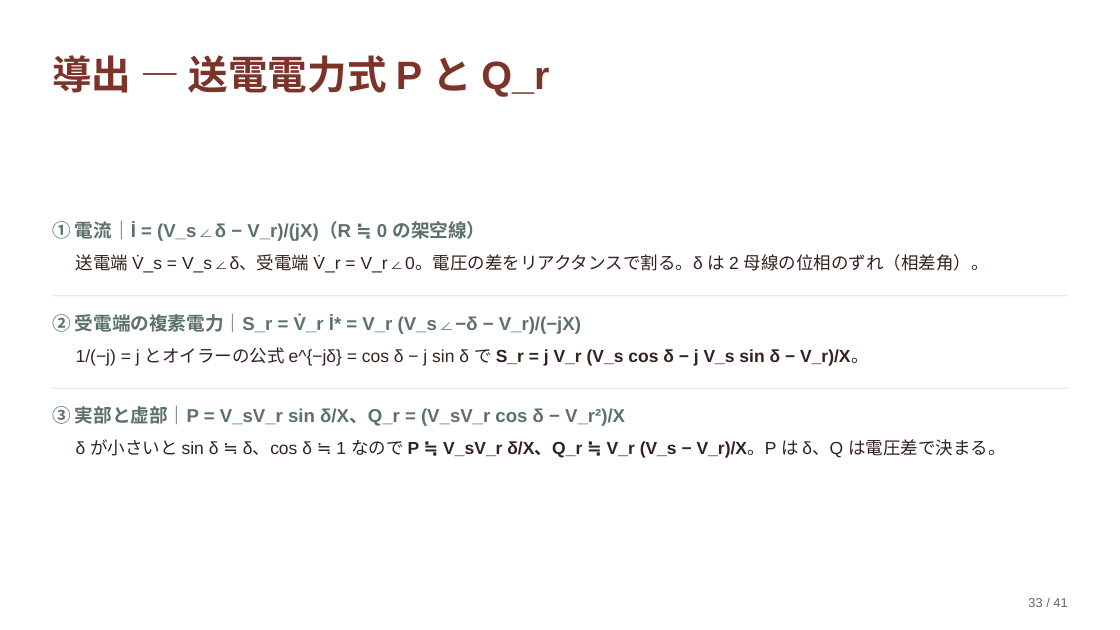
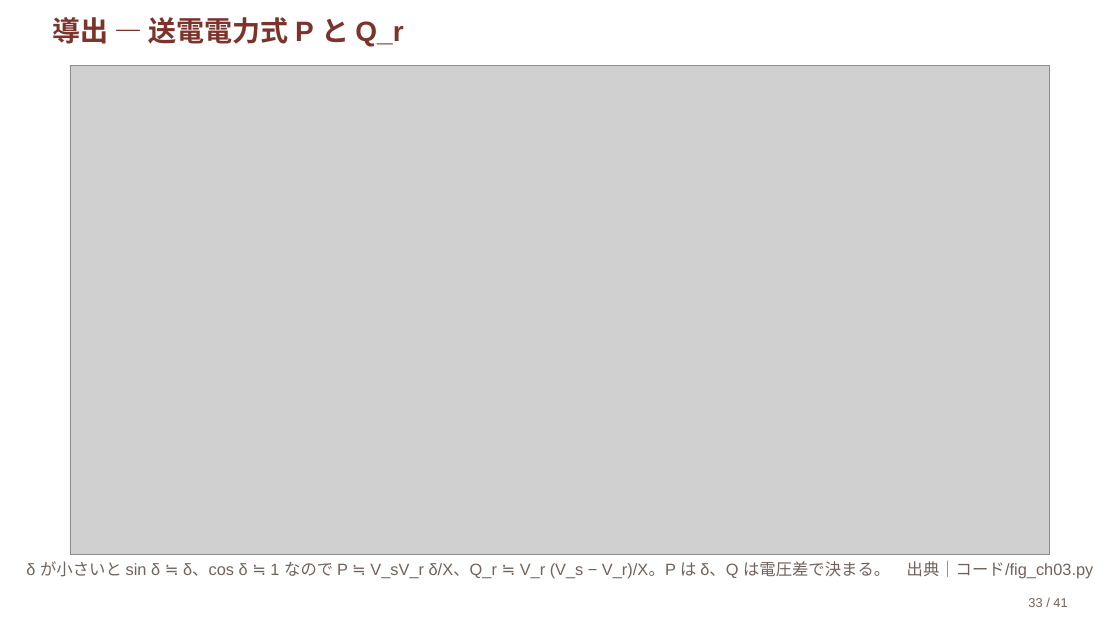
Before and after one commit to lutelute/ryukyu-power-system-2026, a slide deck: slide 33 of スライド/ch03.pptx. Drawn at 1120x630 pixels with LibreOffice and Linux fonts; fonts in the diff are those of the drawing; grey boxes stand for pictures. Boxes give left, top, right and bottom in pixels: in the first picture for what was removed or moved away, otherwise in the second. Text is boxed around its words. In the diff, an @@ line names an element or a change of style, - is before the commit and + after.

```diff
--- a/スライド/ch03.pptx
+++ b/スライド/ch03.pptx
@@ text "導出 — 送電電力式 P と ...": place and size @@
-text "導出 — 送電電力式 P と ..." at box(52, 55, 549, 97)
+text "導出 — 送電電力式 P と ..." at box(52, 17, 403, 46)
@@ text "導出 — 送電電力式 P と ..." at box(52, 17, 403, 46): size 33.9 to 24 pt; line spacing 1.06 to 1; vertical alignment middle to top @@
@@ picture added at box(70, 66, 1050, 555) @@
@@ text removed at box(52, 220, 485, 241) @@
-① 電流｜İ = (V_s∠δ − V_r)/(jX)（R ≒ 0 の架空線）
@@ text removed at box(76, 254, 989, 273) @@
-送電端 V̇_s = V_s∠δ、受電端 V̇_r = V_r∠0。電圧の差をリアクタンスで割る。δ は 2 母線の位相のずれ（相差角）。
@@ rectangle removed at box(52, 296, 1068, 297) @@
@@ text removed at box(52, 313, 581, 334) @@
-② 受電端の複素電力｜S_r = V̇_r İ* = V_r (V_s∠−δ − V_r)/(−jX)
@@ text removed at box(76, 347, 869, 366) @@
-1/(−j) = j とオイラーの公式 e^{−jδ} = cos δ − j sin δ で S_r = j V_r (V_s cos δ − j V_s sin δ − V_r)/X。
@@ rectangle removed at box(52, 388, 1068, 389) @@
@@ text removed at box(52, 405, 625, 426) @@
-③ 実部と虚部｜P = V_sV_r sin δ/X、Q_r = (V_sV_r cos δ − V_r²)/X
@@ text at box(26, 560, 1094, 579): text changed; size 15 to 14 pt; text colour #33221E to #71635B @@
-δ が小さいと sin δ ≒ δ、cos δ ≒ 1 なので P ≒ V_sV_r δ/X、Q_r ≒ V_r (V_s − V_r)/X。P は δ、Q は電圧差で決まる。
+δ が小さいと sin δ ≒ δ、cos δ ≒ 1 なので P ≒ V_sV_r δ/X、Q_r ≒ V_r (V_s − V_r)/X。P は δ、Q は電圧差で決まる。 出典｜コード/fig_ch03.py
```
Also in this commit, not shown: 8 other slides changed, 50 other files.
